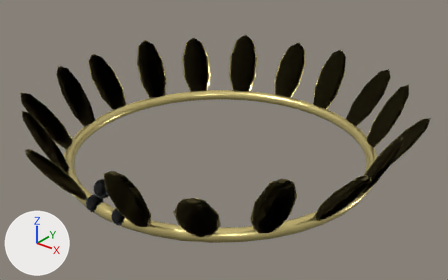
What one commit did to the glTF model public/accessories/laurel-meetup.glb.
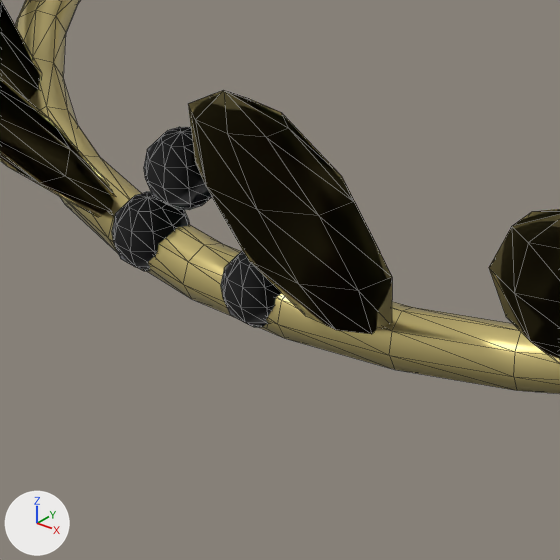
Old and new are each drawn whole from a camera (50 mm lens) standing at (0.2445, -0.3016, 0.2806) and looking at (0.0039, -0.0009, 0.0942) and again close up on the part from 13% to 42% of the width and 53% to 100% of the height. The axes (+X, +Y, +Z) are drawn at lower left. The lights are the same throughout. The last two pictures show the newer version. The close-ups show mesh edges as thin lines. Where no turn or scale is listed for an object, it has been applied to the vertices. Vertices at exactly the same position are counted once.

The first close-up shows 'berries', 'circlet', 'leaves'.
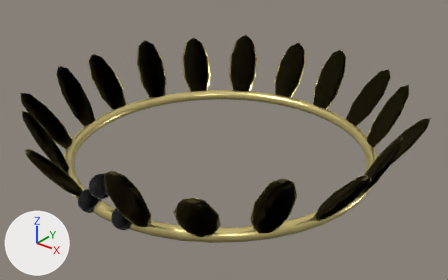
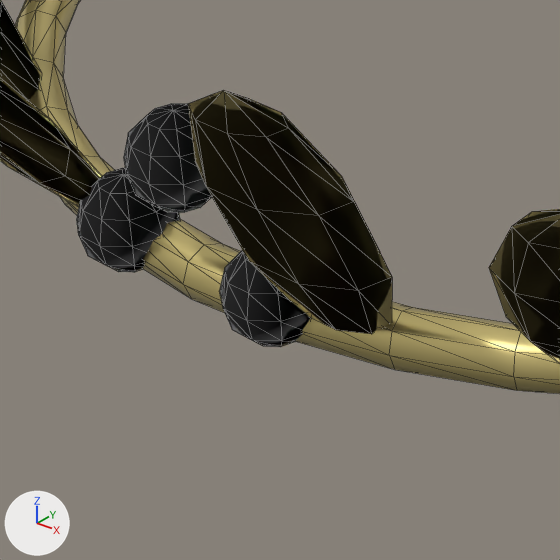
What differs and where, as boxes (x1, y1, x2, y2) in the close-ups (560 x 560 px; the box of a moved part takes in the faces that stretch with it):
'berries', reshaped (38% wider, 21% taller)
    before: (112, 127, 281, 328)
    after: (77, 104, 310, 347)
part 1 of me_berries, moved or reshaped
    before: (112, 192, 189, 271)
    after: (77, 168, 180, 272)
part 2 of me_berries, moved or reshaped
    before: (221, 251, 281, 328)
    after: (220, 250, 310, 347)
part 3 of me_berries, moved or reshaped
    before: (144, 127, 212, 210)
    after: (124, 104, 212, 212)

Patch to the scene script:
```diff
--- a/public/accessories/laurel-meetup.glb.py
+++ b/public/accessories/laurel-meetup.glb.py
@@ me_berries @@
 # used by ob_berries; location = (0.0, 0.0, 0.0)
-me_berries.from_pydata(...)  # 161 vertices, 310 faces; spans x -0.0165..0.0165, y -0.1112..-0.0988, z 0.0815..0.1075
+me_berries.from_pydata(...)  # 161 vertices, 310 faces; spans x -0.0217..0.0217, y -0.1138..-0.0982, z 0.0808..0.1112
+# me_berries part 1: the loose piece of 52 vertices spanning x -0.0165..-0.0055, y -0.1092..-0.0988, z 0.0815..0.0925 is scaled about its middle by 1.31, then moved by (-0.0035, -0.001, 0.001)
+# me_berries part 2: the loose piece of 52 vertices spanning x 0.0055..0.0165, y -0.1092..-0.0988, z 0.0815..0.0925 is scaled about its middle by 1.31, then moved by (0.0035, -0.001, 0.001)
+# me_berries part 3: the loose piece of 57 vertices spanning x -0.0055..0.0055, y -0.1112..-0.1008, z 0.0965..0.1075 is scaled about its middle by 1.31, then moved by (0.0, -0.001, 0.002)
 me_berries.materials.append(mat_berries_mat)
```
